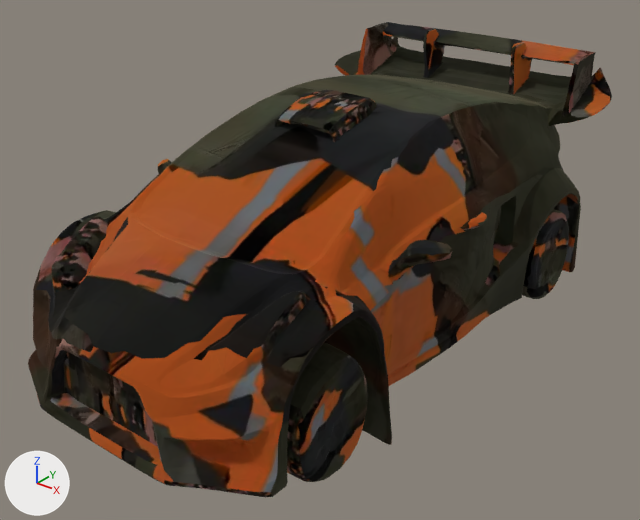
Renders of the glTF model assets/fp/cdn/c3c06bac-6a1e-4503-be7f-4bc77db6c3bb.glb from each side of a commit.
One viewpoint serves both versions: a 50 mm camera at (0.813, -1.05, 0.561) aimed at (0.005, -0.039, -0.066). The lights are fixed; the arrows at lower left show +X, +Y and +Z. The older version comes first. Where no turn or scale is listed for an object, it has been applied to the vertices.

Objects in the first picture: 'geometry_0'.
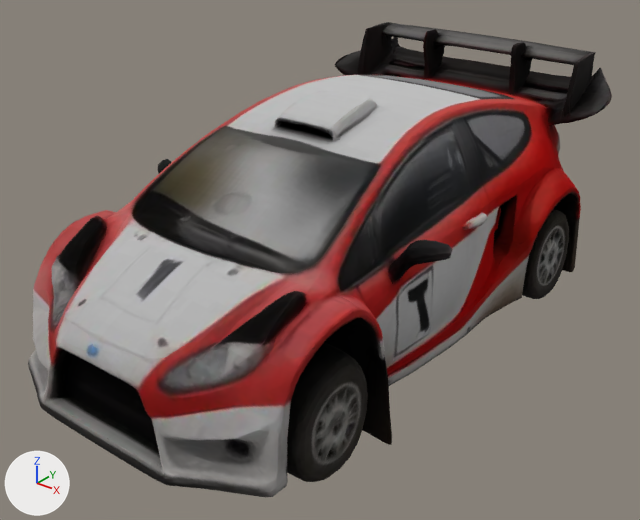
Pixel boxes [x1, y1, x2, y2] of what changed, in the pictures (640 x 520 px):
```json
{"object": "geometry_0", "change": "surface changed", "before": [28, 22, 612, 497], "after": [28, 22, 612, 497]}
```

The change, as JSON lines over the scene's bpy script:
```json
{"op": "add", "block": "img_image_0", "code": ["img_image_0 = load_image('Image_0', '_unpacked/Image_0', 1024, 1024, 'sRGB')"]}
{"op": "set", "path": "mat_material_0.texture", "old": "img_basecolor_webp", "new": "img_image_0"}
```
